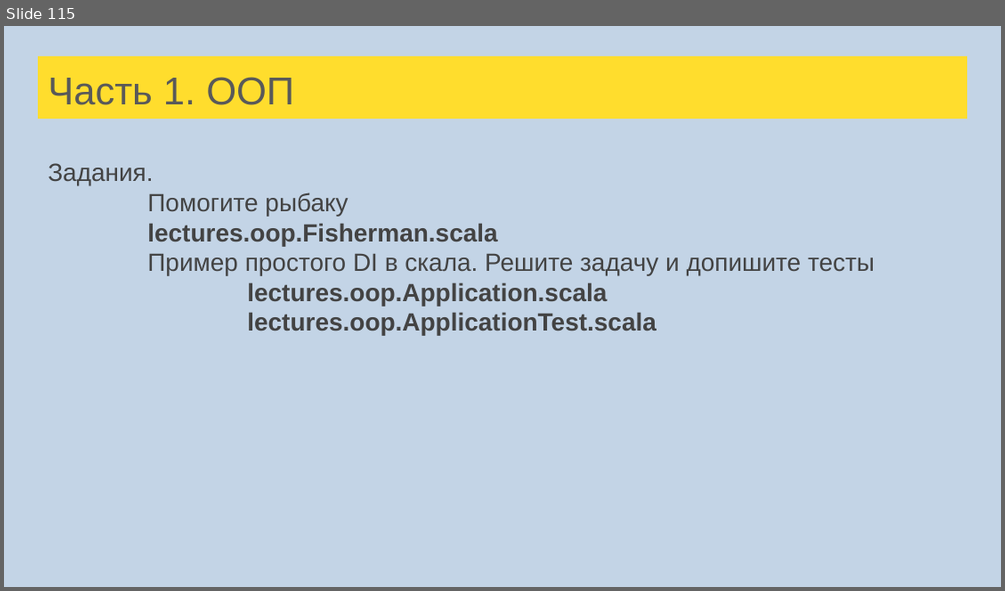
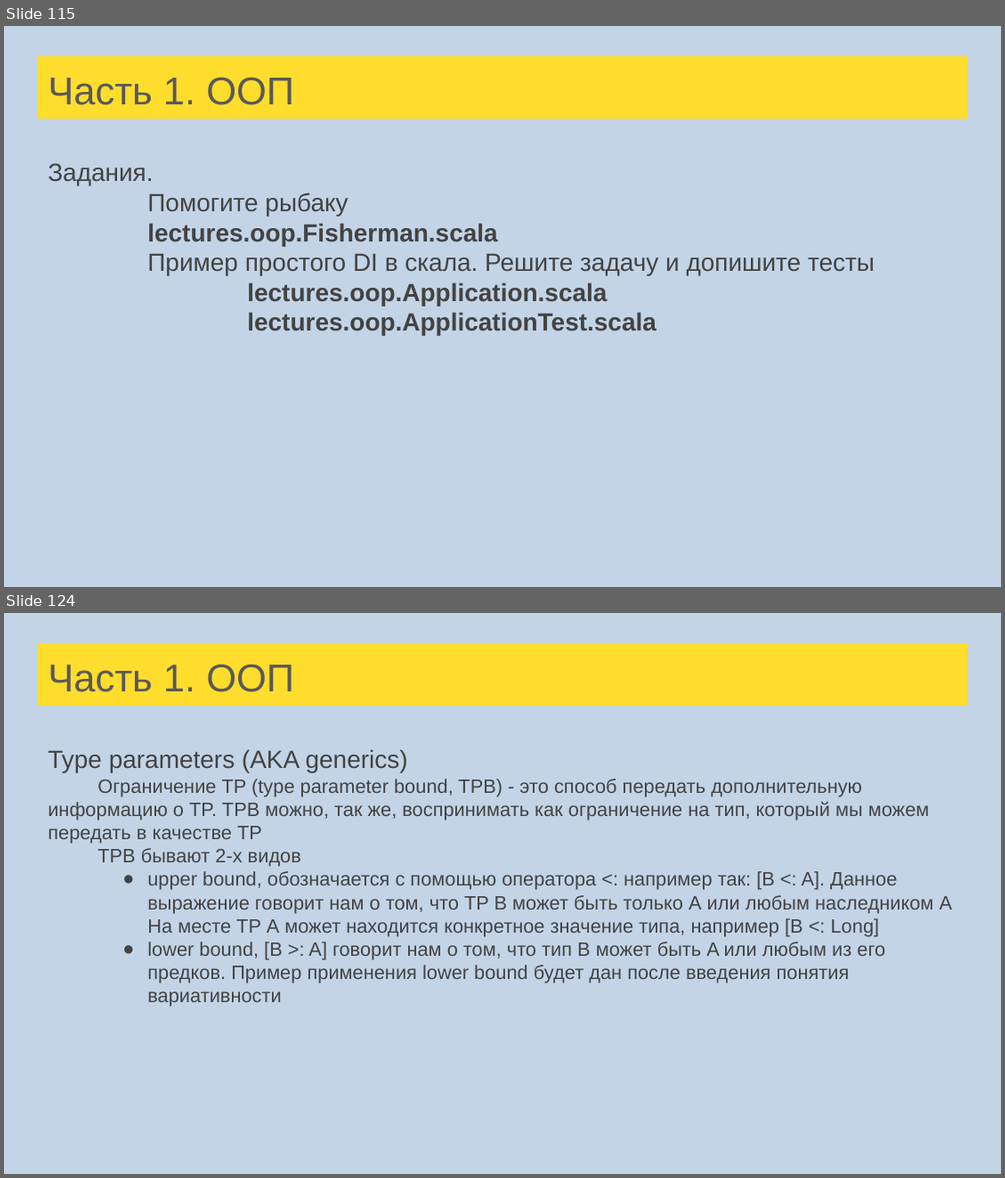
Before and after one commit to tralfamadore/ScalaLectures, a slide deck: src/main/resources/Лекции Scala для FinTech.pptx. Shown one above the other, each under a label of ours: slide 115 before the commit, slides 115 and 124 after it; the slides between them are not shown. The pictures are 1005x591 and 1005x1178 pixels, drawn with LibreOffice and Linux fonts; fonts in the diff are those of the drawing. Boxes give left, top, right and bottom in pixels: in the first picture for what was removed or moved away, otherwise in the second. Text is boxed around its words. In the diff, an @@ line names an element or a change of style, - is before the commit and + after.

Commit message:
Type parameters  TP examples

```diff
--- a/src/main/resources/Лекции Scala для FinTech.pptx
+++ b/src/main/resources/Лекции Scala для FinTech.pptx
@@ slide 124 added at [4,613,1001,1174], background #C3D4E6 @@
@@ title added at [38,643,967,706], fill #FFDD2D, 28 pt, text #595959 @@
+Часть 1. ООП
@@ text added at [48,749,953,1006], 14 pt, text #434343 @@
+Type parameters (AKA generics)
+Ограничение TP (type parameter bound, TPB) - это способ передать дополнительную информацию о TP. TPB можно, так же, воспринимать как ограничение на тип, который мы можем передать в качестве TP
+TPB бывают 2-х видов
+● upper bound, обозначается с помощью оператора <: например так: [B <: A]. Данное выражение говорит нам о том, что TP B может быть только А или любым наследником А На месте TP А может находится конкретное значение типа, например [B <: Long]
+● lower bound, [B >: A] говорит нам о том, что тип B может быть A или любым из его предков. Пример применения lower bound будет дан после введения понятия вариативности
```
Also in this commit, not shown: 4 slides changed, 10 other slides added, 3 other files.
